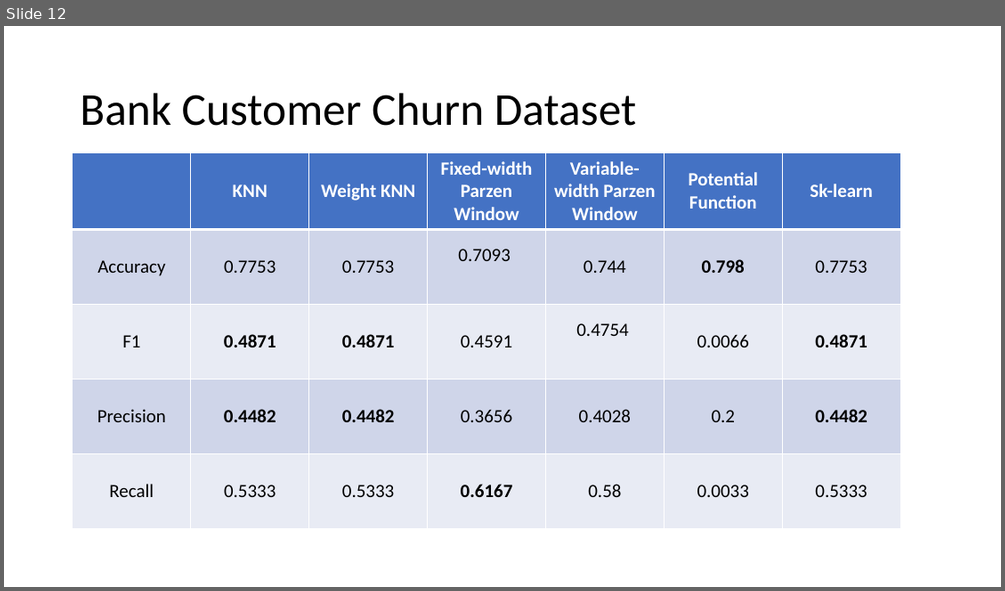
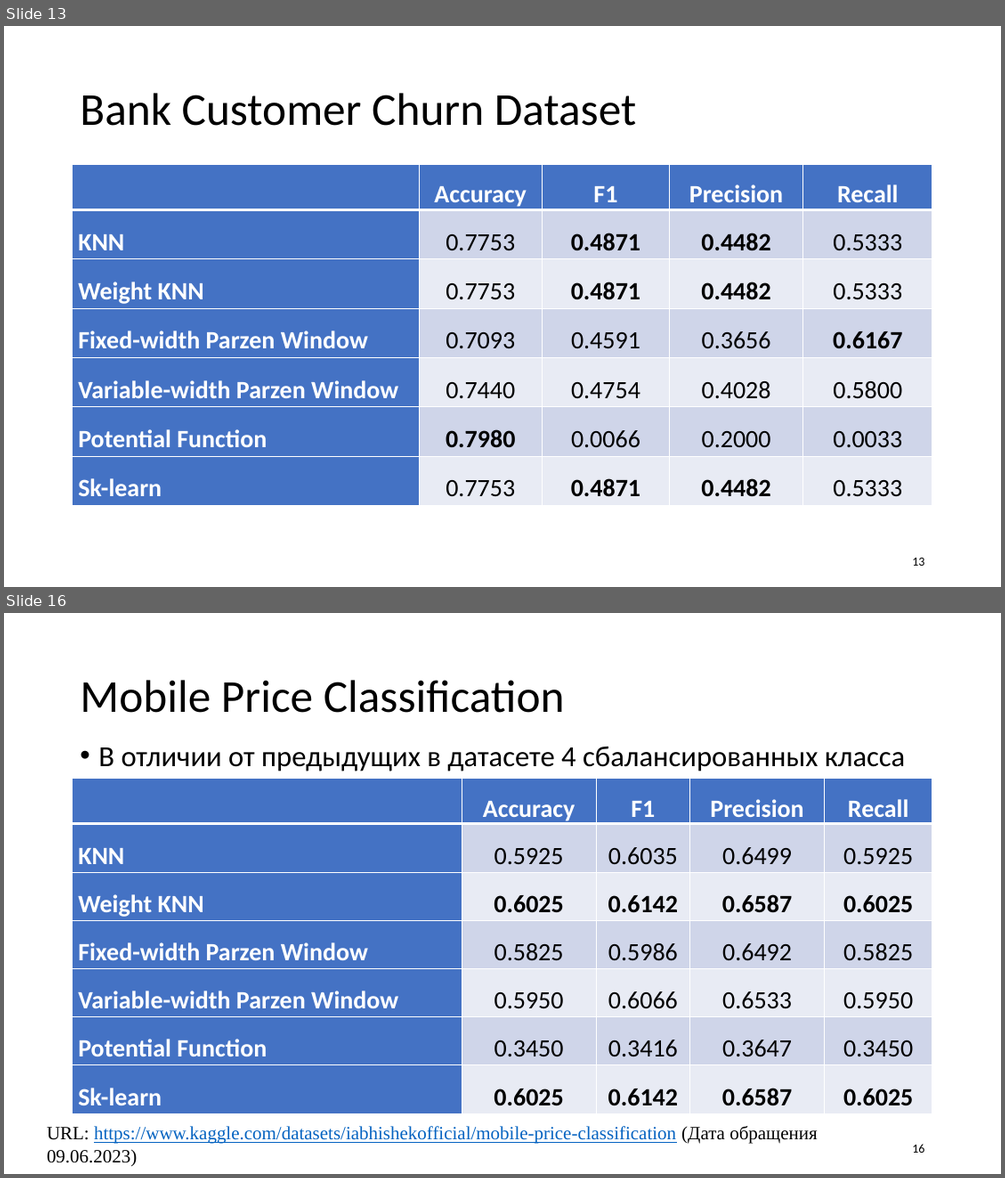
Before and after one commit to DimaOshchepkov/MetricMethodClassification, a slide deck: Презентация по курсовой работе.pptx. Shown one above the other, each under a label of ours: slide 12 before the commit, slides 13 and 16 after it; the slides between them are not shown. The pictures are 1005x591 and 1005x1178 pixels, drawn with LibreOffice and Linux fonts; fonts in the diff are those of the drawing. Boxes give left, top, right and bottom in pixels: in the first picture for what was removed or moved away, otherwise in the second. Text is boxed around its words. In the diff, an @@ line names an element or a change of style, - is before the commit and + after.

```diff
--- a/Презентация по курсовой работе.pptx
+++ b/Презентация по курсовой работе.pptx
@@ slide 16 added at (x1=4, y1=613, x2=1001, y2=1174), background #FFFFFF @@
@@ title added at (x1=80, y1=680, x2=565, y2=713), 44 pt, text #000000 @@
+Mobile Price Classification
@@ text added at (x1=98, y1=746, x2=905, y2=771), 28 pt, text #000000 @@
+• В отличии от предыдущих в датасете 4 сбалансированных класса
@@ table added at (x1=73, y1=779, x2=933, y2=1111), 7 rows, 5 columns @@
+ | Accuracy | F1 | Precision | Recall
+KNN | 0.5925 | 0.6035 | 0.6499 | 0.5925
+Weight KNN | 0.6025 | 0.6142 | 0.6587 | 0.6025
+Fixed-width Parzen Window | 0.5825 | 0.5986 | 0.6492 | 0.5825
+Variable-width Parzen Window | 0.5950 | 0.6066 | 0.6533 | 0.5950
+Potential Function | 0.3450 | 0.3416 | 0.3647 | 0.3450
+Sk-learn | 0.6025 | 0.6142 | 0.6587 | 0.6025
@@ text added at (x1=47, y1=1126, x2=817, y2=1166), 18 pt, text #0563C1, underline @@
+URL: https://www.kaggle.com/datasets/iabhishekofficial/mobile-price-classification (Дата обращения 09.06.2023)
@@ page number added at (x1=912, y1=1143, x2=924, y2=1152), 12 pt, text #000000 @@
+16
@@ what was slide 12 is now slide 13 @@
@@ slide 13 changed as well @@
@@ table at (x1=73, y1=164, x2=933, y2=500) @@
- | KNN | Weight KNN | Fixed-width Parzen Window | Variable-width Parzen Window | Potential Function | Sk-learn
-Accuracy | 0.7753 | 0.7753 | 0.7093 | 0.744 | 0.798 | 0.7753
-F1 | 0.4871 | 0.4871 | 0.4591 | 0.4754 | 0.0066 | 0.4871
-Precision | 0.4482 | 0.4482 | 0.3656 | 0.4028 | 0.2 | 0.4482
-Recall | 0.5333 | 0.5333 | 0.6167 | 0.58 | 0.0033 | 0.5333
+ | Accuracy | F1 | Precision | Recall
+KNN | 0.7753 | 0.4871 | 0.4482 | 0.5333
+Weight KNN | 0.7753 | 0.4871 | 0.4482 | 0.5333
+Fixed-width Parzen Window | 0.7093 | 0.4591 | 0.3656 | 0.6167
+Variable-width Parzen Window | 0.7440 | 0.4754 | 0.4028 | 0.5800
+Potential Function | 0.7980 | 0.0066 | 0.2000 | 0.0033
+Sk-learn | 0.7753 | 0.4871 | 0.4482 | 0.5333
@@ table resized from (x1=73, y1=153, x2=900, y2=527) to (x1=73, y1=164, x2=933, y2=500) @@
@@ page number added at (x1=912, y1=557, x2=924, y2=565), 12 pt, text #000000 @@
+13
```
Also in this commit, not shown: 13 other slides changed, 5 other slides added, 2 slides removed, 4 other files.
